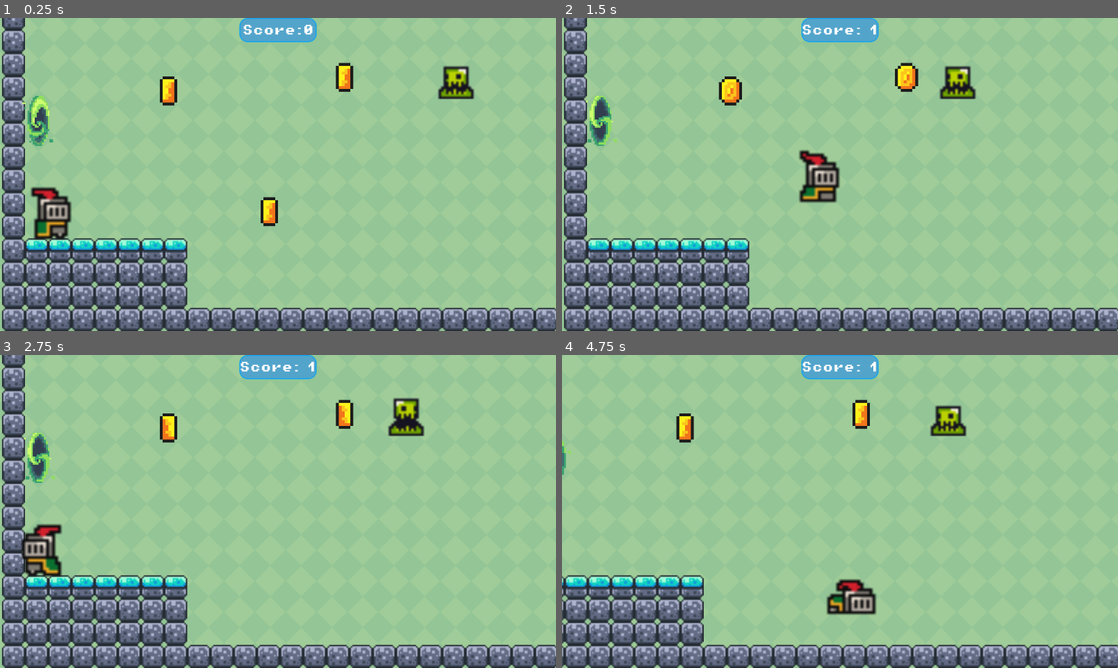
Above: before the commit, frames 1-4 (two rows, left to right).
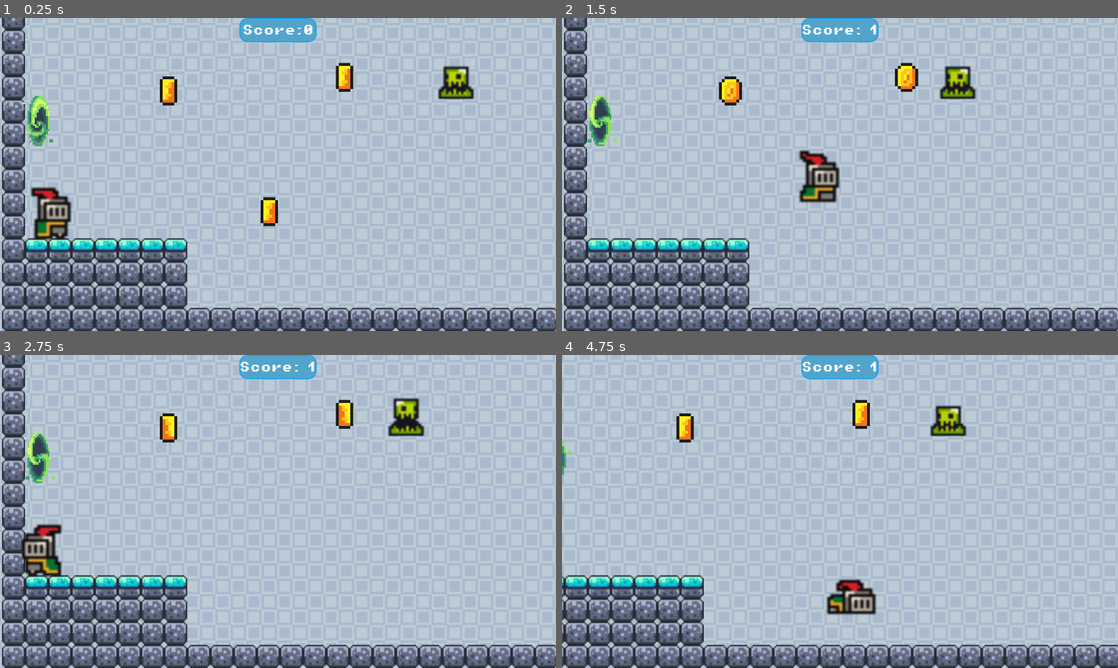
Above: after the commit, the same moments.

Repository: insertnewusername/untitledplatformergame
Game: Godot game, scene res://sprites&scenes/level2.tscn
The game is run twice, just before and just after one commit, with the same random seed, the same clock (stepped at 60 frames per second) and the same inputs. This scene is started directly instead of the project's main scene.
Inputs (mouse positions are in pixels of both pictures, inside the frame that each line leads up to):
- Up to frame 1 (0.25 s): no input
- Up to frame 2 (1.5 s): tap Enter at 0.5 s; move the mouse to (962, 158) at 0.52 s; hold D (right) from 0.53 s (still down); tap Alt at 0.6 s; click (962, 158) at 0.67 s; tap W (jump) at 0.77 s; move the mouse to (728, 190) at 1.27 s; tap Shift at 1.35 s
- Up to frame 3 (2.75 s): tap W (jump) at 1.52 s; move the mouse to (333, 442) at 2.02 s; release D (right) at 2.03 s; hold Left (left) from 2.03 s (still down); tap Alt at 2.1 s
- Up to frame 4 (4.75 s): move the mouse to (812, 574) at 2.77 s; release Left (left) at 2.78 s; hold D (right) 2.78-4.28 s; tap Shift at 2.85, 4.35 s; click (812, 574) at 2.92 s; tap W (jump) at 3.02, 3.77, 4.52 s; move the mouse to (1006, 558) at 3.52 s; tap Alt at 3.6 s; move the mouse to (673, 464) at 4.27 s; hold Left (left) from 4.28 s (still down)

The runs differ from the first frame. In frame 1, 79% of the frame differs, in the area x 0-100%, y 0-100%; in frame 2, 80%; in frame 3, 80%; in frame 4, 85%.

Commit message:
changed background to blue

Diff:
--- a/sprites&scenes/level2.tscn
+++ b/sprites&scenes/level2.tscn
@@ -1,7 +1,7 @@
 [gd_scene format=4 uid="uid://5cta0to3wxjn"]
 
 [ext_resource type="Script" uid="uid://k5pi11b3816e" path="res://scripts/main.gd" id="1_fcrpu"]
-[ext_resource type="Texture2D" uid="uid://b14rgc7x1276u" path="res://assets/Background/Green.png" id="2_nk22v"]
+[ext_resource type="Texture2D" uid="uid://bnb76rt83kjdq" path="res://assets/Background/Blue.png" id="2_fcrpu"]
 [ext_resource type="Texture2D" uid="uid://b8fbbxet23j6l" path="res://assets/sprites/platforms.png" id="3_npat1"]
 [ext_resource type="Texture2D" uid="uid://b0v5qa2sckfa5" path="res://assets/sprites/world_tileset.png" id="4_ql7b1"]
 [ext_resource type="PackedScene" uid="uid://cua0740hidqcj" path="res://sprites&scenes/flag.tscn" id="5_kuaol"]
@@ -228,16 +228,17 @@
 
 [node name="TextureRect" type="TextureRect" parent="LevelRoot" unique_id=1583929777]
 anchors_preset = -1
-anchor_top = -0.67600006
-anchor_right = 1.8460001
-anchor_bottom = 1.511
-offset_left = 74.0
-offset_top = 40.048035
-offset_right = -105.59204
-offset_bottom = -77.12805
+anchor_left = -0.17400001
+anchor_top = -1.177
+anchor_right = 2.371
+anchor_bottom = 1.733
+offset_left = 0.4480133
+offset_top = 7.696045
+offset_right = 7.60791
+offset_bottom = 0.015991211
 grow_horizontal = 2
 grow_vertical = 2
-texture = ExtResource("2_nk22v")
+texture = ExtResource("2_fcrpu")
 expand_mode = 1
 stretch_mode = 1
 
